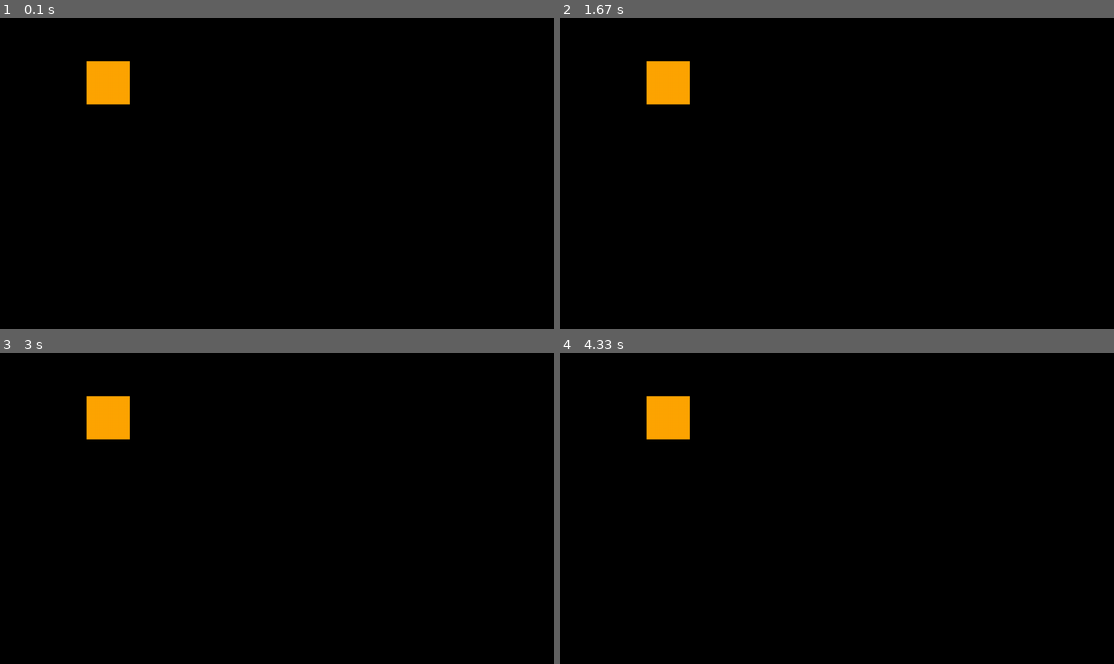
Above: before the commit, frames 1-4 (two rows, left to right).
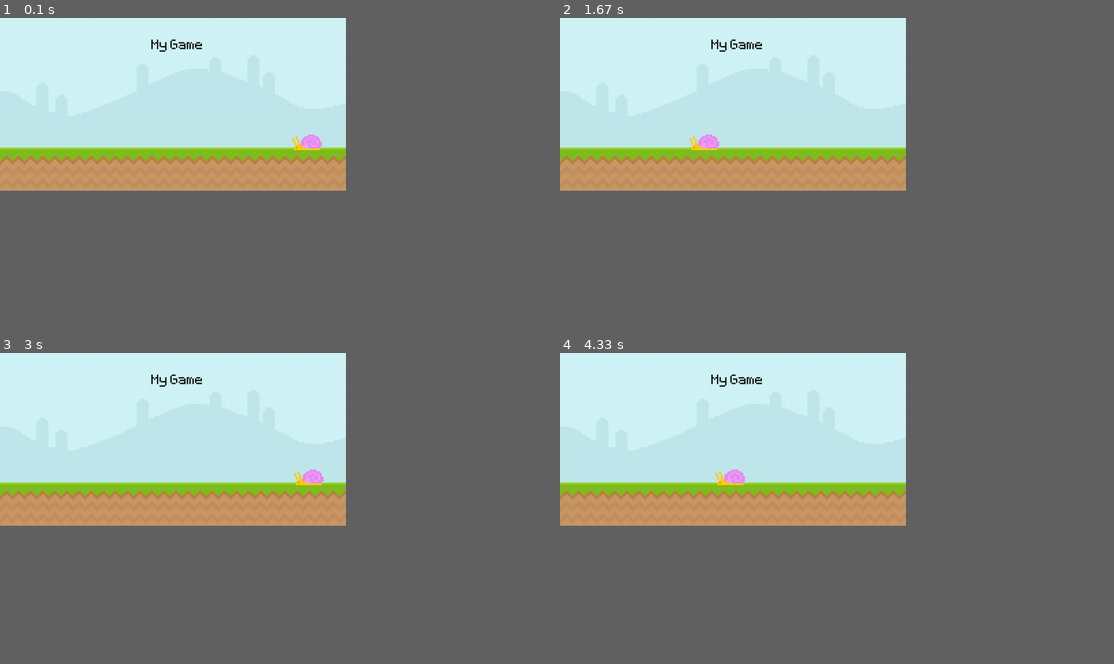
Above: after the commit, the same moments.

Repository: sathya-kavuturu/my-first-pygame
Game: pygame game, started from main.py
Two runs of this game, one before a commit and one after it. Both use one fixed random seed, a clock stepped at 60 frames per second and the inputs below.
Inputs:
- Up to frame 1 (0.1 s): no input
- Up to frame 2 (1.67 s): no input
- Up to frame 3 (3 s): no input
- Up to frame 4 (4.33 s): no input
In our replay, the window is 900x506 before the commit and 562x281 after it. These sizes can differ from the game's own. Grey fills any space a smaller window leaves; there, only what the larger window draws over its background counts as a difference.

The runs differ from the first frame. In frame 1, 35% of the frame differs, in the area x 0-63%, y 0-56%; in frame 2, 35%; in frame 3, 35%; in frame 4, 35%.

Commit message:
Updated files

Diff:
--- a/main.py
+++ b/main.py
@@ -2,11 +2,16 @@
 from sys import exit
 
 pg.init()
-screen = pg.display.set_mode((1280,720))
+screen = pg.display.set_mode((800,400))
 pg.display.set_caption("Runner")
 clock = pg.time.Clock()
-test_surface = pg.Surface((100,100))
-test_surface.fill("orange")
+test_font = pg.font.Font("font/Pixeltype.ttf", 50)
+
+sky_surface = pg.image.load("graphics/sky.png").convert()
+ground_surface = pg.image.load("graphics/ground.png").convert()
+text_surface = test_font.render("My Game",False, "Black")
+snail_surface = pg.image.load("graphics/snail/snail1.png").convert_alpha()
+snail_x_pos = 700
 
 while True:
     for event in pg.event.get():
@@ -14,6 +19,13 @@
             pg.quit()
             exit()
 
-    screen.blit(test_surface,(200,100))
+    screen.blit(sky_surface,(0,0))
+    screen.blit(ground_surface,(0,300))
+    screen.blit(text_surface,(350,50))
+    if snail_x_pos == 0:
+        snail_x_pos = 700
+    snail_x_pos -= 4
+    screen.blit(snail_surface, (snail_x_pos,270))
+
     pg.display.update()
     clock.tick(60)
Binary file added: font/Pixeltype.ttf
Binary file added: graphics/Fly/Fly1.png
Binary file added: graphics/Fly/Fly2.png
Binary file added: graphics/Player/jump.png
Binary file added: graphics/Player/player_stand.png
Binary file added: graphics/Player/player_walk_1.png
Binary file added: graphics/Player/player_walk_2.png
Binary file added: graphics/Sky.png
Binary file added: graphics/ground.png
Binary file added: graphics/snail/snail1.png
Binary file added: graphics/snail/snail2.png
Not shown, added: audio/jump.mp3
(and 1 more such lines)
